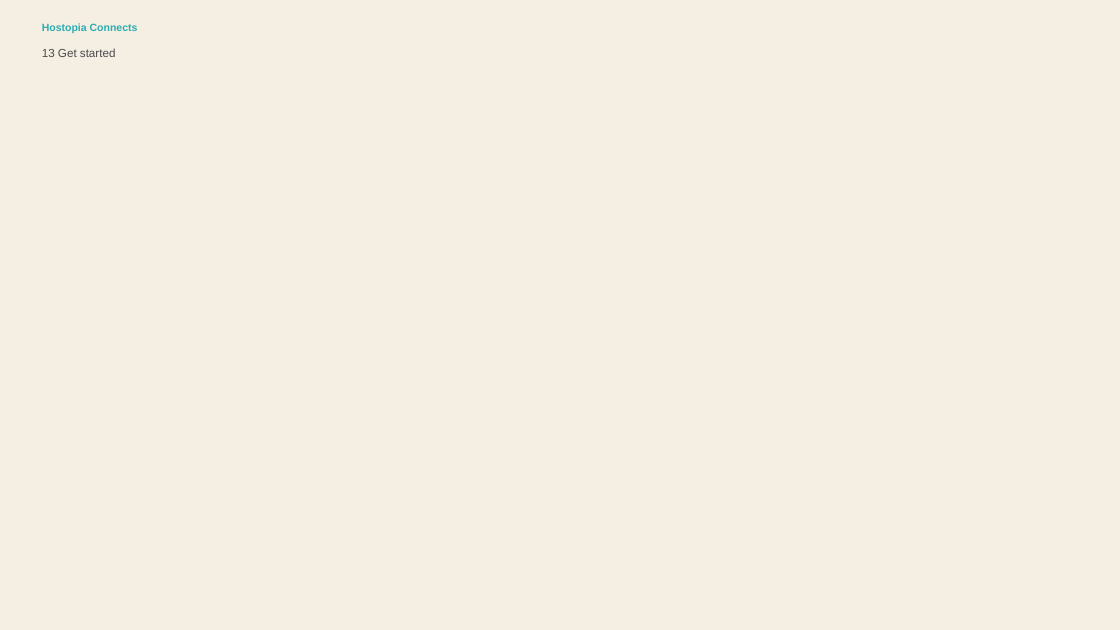
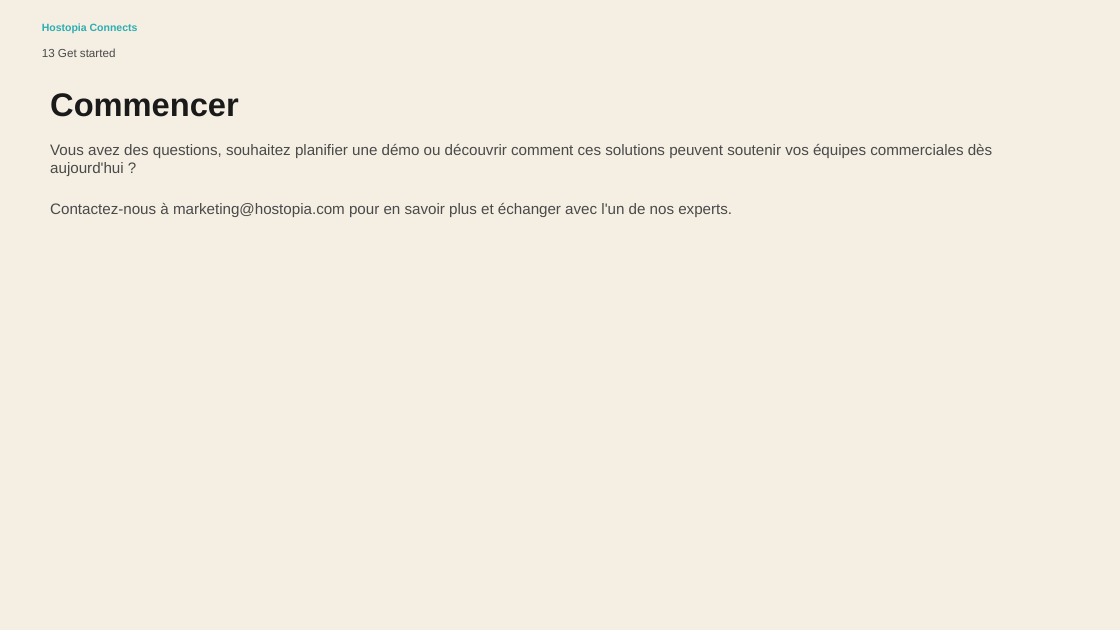
Before and after one commit to ginocardenas-cpu/hostopiaconnects, a slide deck: slide 13 of public/assets/editable/professional-logo-design-sales-presentation-2/fr/Professional Logo Design Sales Presentation - fr.pptx. Drawn at 1120x630 pixels with LibreOffice and Linux fonts; fonts in the diff are those of the drawing. Boxes give left, top, right and bottom in pixels: in the first picture for what was removed or moved away, otherwise in the second. Text is boxed around its words. In the diff, an @@ line names an element or a change of style, - is before the commit and + after.

```diff
--- a/public/assets/editable/professional-logo-design-sales-presentation-2/fr/Professional Logo Design Sales Presentation - fr.pptx
+++ b/public/assets/editable/professional-logo-design-sales-presentation-2/fr/Professional Logo Design Sales Presentation - fr.pptx
@@ text added at (50,93,239,117), 28 pt, text #1A1A1A, bold @@
+Commencer
@@ text added at (50,144,992,176), 13 pt, text #4A4A4A @@
+Vous avez des questions, souhaitez planifier une démo ou découvrir comment ces solutions peuvent soutenir vos équipes commerciales dès aujourd'hui ?
@@ text added at (50,203,732,217), 13 pt, text #4A4A4A @@
+Contactez-nous à marketing@hostopia.com pour en savoir plus et échanger avec l'un de nos experts.
```
Also in this commit, not shown: 12 other slides changed, 37 other files.
